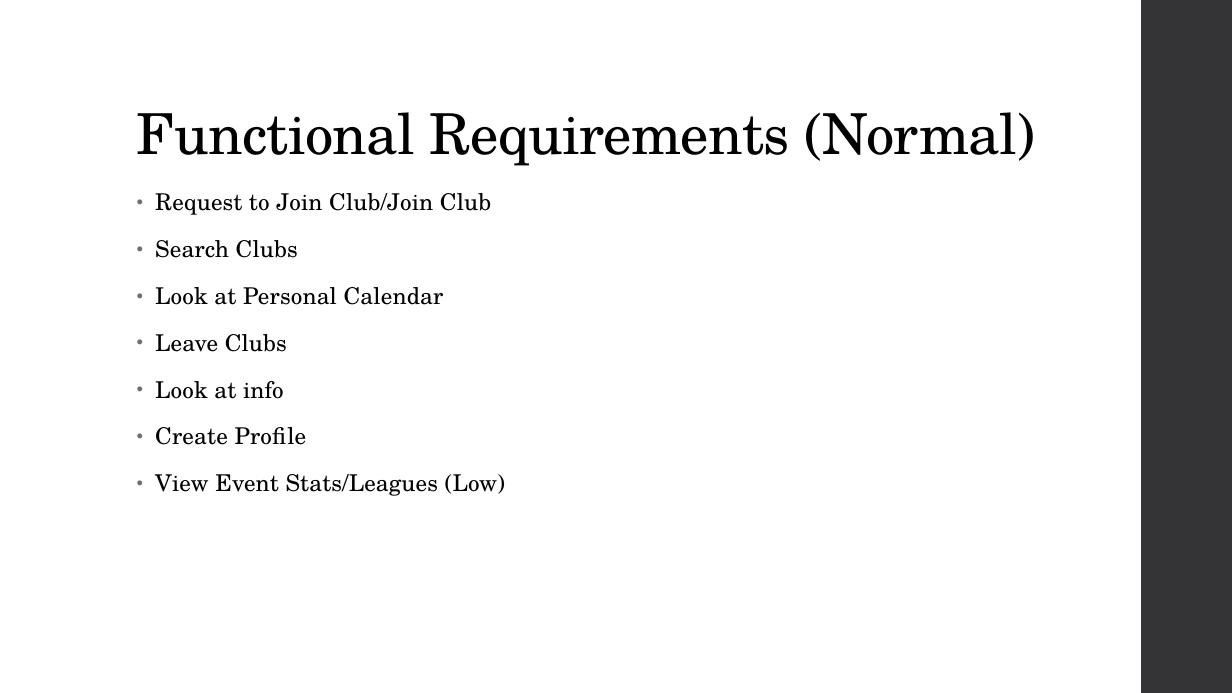
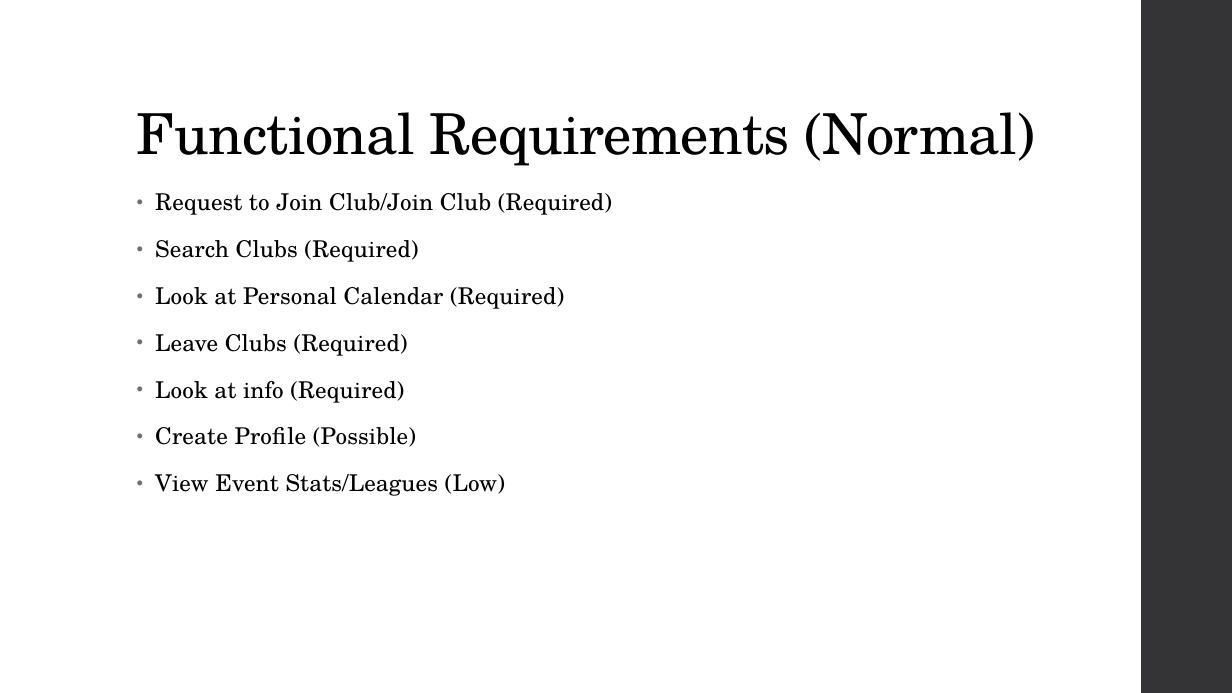
Before and after one commit to amgabriel45/CS495ClubStuff, a slide deck: slide 5 of Crimson Clubs (Requirements).pptx. Drawn at 1232x693 pixels with LibreOffice and Linux fonts; fonts in the diff are those of the drawing. Boxes give left, top, right and bottom in pixels: in the first picture for what was removed or moved away, otherwise in the second. Text is boxed around its words. In the diff, an @@ line names an element or a change of style, - is before the commit and + after.

Commit message:
Final Changes to the presentation
Added priorities to our functional and nonfunctional requirements.

```diff
--- a/Crimson Clubs (Requirements).pptx
+++ b/Crimson Clubs (Requirements).pptx
@@ text at <box>155,193,612,447</box>: text changed @@
-• Request to Join Club/Join Club
-• Search Clubs
-• Look at Personal Calendar
-• Leave Clubs
-• Look at info
-• Create Profile
+• Request to Join Club/Join Club (Required)
+• Search Clubs (Required)
+• Look at Personal Calendar (Required)
+• Leave Clubs (Required)
+• Look at info (Required)
+• Create Profile (Possible)
```
Also in this commit, not shown: 3 other slides changed, 2 slides removed.
